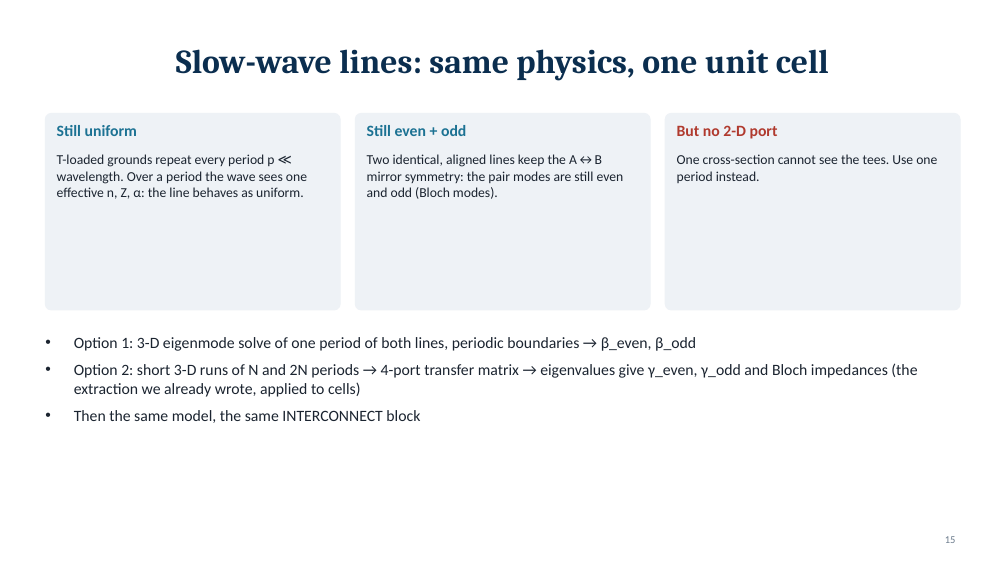
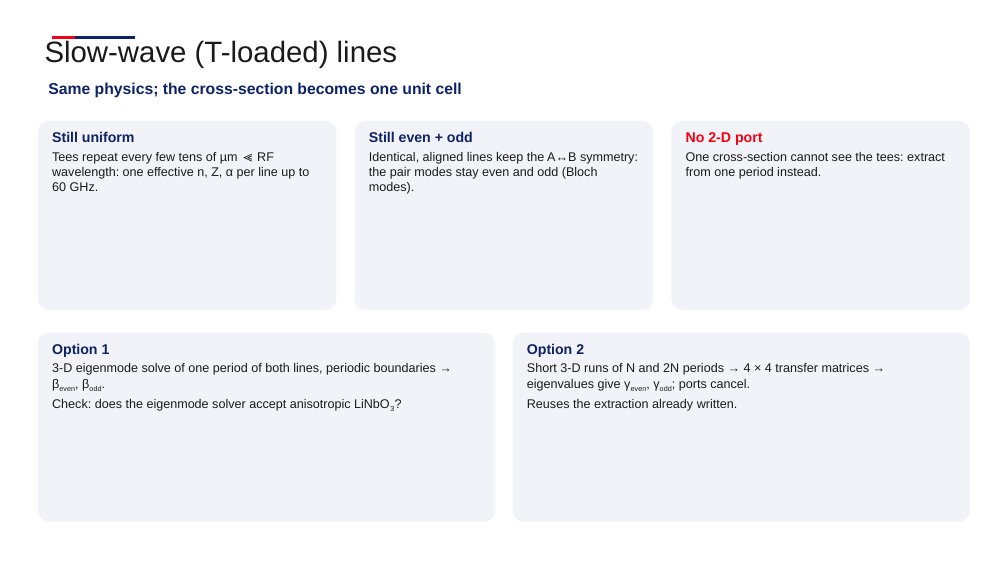
Before and after one commit to andreimuresian/claude, a slide deck: slide 15 of docs/cst/xtalk/crosstalk_cross_section.pptx. Drawn at 1008x567 pixels with LibreOffice and Linux fonts; fonts in the diff are those of the drawing; background and template pictures are left out. Boxes give left, top, right and bottom in pixels: in the first picture for what was removed or moved away, otherwise in the second. Text is boxed around its words. In the diff, an @@ line names an element or a change of style, - is before the commit and + after.

```diff
--- a/docs/cst/xtalk/crosstalk_cross_section.pptx
+++ b/docs/cst/xtalk/crosstalk_cross_section.pptx
@@ text "Slow-wave (T-loaded) lines" at [45, 40, 397, 68]: vertical alignment middle to top @@
@@ text at [45, 40, 397, 68]: text changed; size 32 to 28 pt; font Cambria to Arial; text colour #0B2E4F to #1A1A1A; bold off @@
-Slow-wave lines: same physics, one unit cell
+Slow-wave (T-loaded) lines
@@ line added from (52, 38) to (77, 38), #F20013 2 pt @@
@@ line added from (75, 38) to (135, 38), #0E2268 2 pt @@
@@ text added at [48, 82, 462, 98], 15 pt, text #0E2268, bold @@
+Same physics; the cross-section becomes one unit cell
@@ rounded rectangle: place and size @@
-rounded rectangle at [45, 113, 340, 310]
+rounded rectangle at [38, 121, 337, 310]
@@ text at [52, 131, 310, 191]: text changed; size 13 to 12 pt; font Calibri to Arial; text colour #1B2430 to #1A1A1A @@
-T-loaded grounds repeat every period p ≪ wavelength. Over a period the wave sees one effective n, Z, α: the line behaves as uniform.
+Still uniform
+Tees repeat every few tens of µm ≪ RF wavelength: one effective n, Z, α per line up to 60 GHz.
@@ text removed at [57, 125, 137, 136] @@
-Still uniform
@@ rounded rectangle: place and size @@
-rounded rectangle at [355, 113, 650, 310]
+rounded rectangle at [355, 121, 653, 310]
@@ text removed at [367, 125, 466, 136] @@
-Still even + odd
@@ text at [369, 131, 638, 194]: text changed; size 13 to 12 pt; font Calibri to Arial; text colour #1B2430 to #1A1A1A @@
-Two identical, aligned lines keep the A↔B mirror symmetry: the pair modes are still even and odd (Bloch modes).
+Still even + odd
+Identical, aligned lines keep the A↔B symmetry: the pair modes stay even and odd (Bloch modes).
@@ fill #EEF2F6 to #F1F3F8; outline #EEF2F6 1 pt to none; proportions changed in 3 elements at [355, 121, 653, 310], [38, 121, 337, 310], [671, 121, 970, 310] @@
@@ rounded rectangle: place and size @@
-rounded rectangle at [665, 113, 960, 310]
+rounded rectangle at [671, 121, 970, 310]
@@ text removed at [677, 125, 778, 139] @@
-But no 2-D port
@@ text at [686, 132, 945, 179]: text changed; size 13 to 12 pt; font Calibri to Arial; text colour #1B2430 to #1A1A1A @@
-One cross-section cannot see the tees. Use one period instead.
+No 2-D port
+One cross-section cannot see the tees: extract from one period instead.
@@ rounded rectangle added at [38, 333, 495, 522], fill #F1F3F8 @@
@@ text added at [52, 343, 436, 411], 12 pt, text #1A1A1A @@
+Option 1
+3-D eigenmode solve of one period of both lines, periodic boundaries → βeven, βodd.
+Check: does the eigenmode solver accept anisotropic LiNbO3?
@@ rounded rectangle added at [513, 333, 970, 522], fill #F1F3F8 @@
@@ text at [527, 343, 870, 411]: text changed; size 15 to 12 pt; font Calibri to Arial; text colour #1B2430 to #1A1A1A @@
-• Option 1: 3-D eigenmode solve of one period of both lines, periodic boundaries → β_even, β_odd
-• Option 2: short 3-D runs of N and 2N periods → 4-port transfer matrix → eigenvalues give γ_even, γ_odd and Bloch impedances (the extraction we already wrote, applied to cells)
-• Then the same model, the same INTERCONNECT block
+Option 2
+Short 3-D runs of N and 2N periods → 4 × 4 transfer matrices → eigenvalues give γeven, γodd; ports cancel.
+Reuses the extraction already written.
@@ page number removed at [945, 536, 956, 543] @@
-15
```
Also in this commit, not shown: 14 other slides changed, 1 slide added, 1 slide removed, 4 other files.
